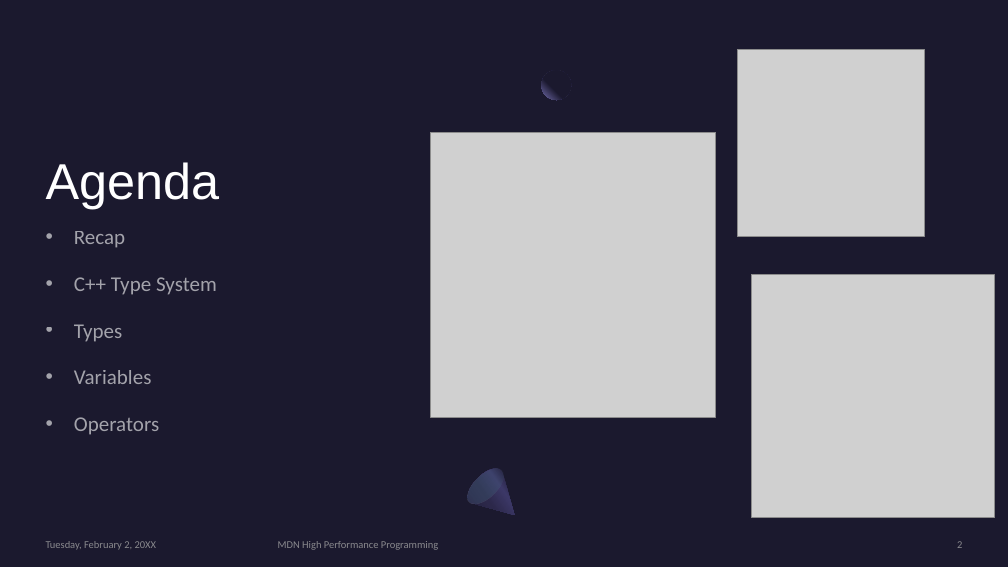
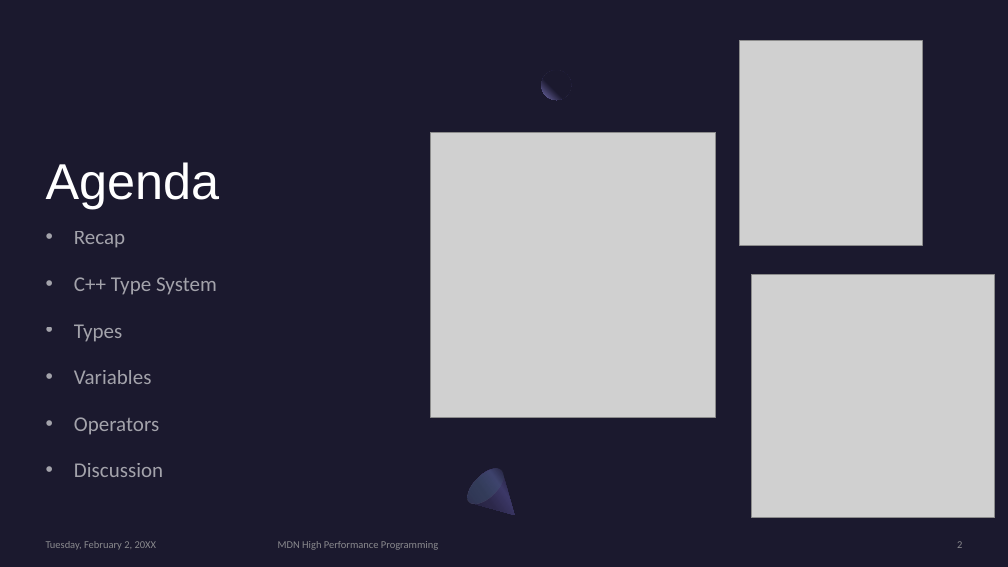
Before and after one commit to MonashDeepNeuron/HPP, a slide deck: slide 2 of content/week1/slides/week1.pptx. Drawn at 1008x567 pixels with LibreOffice and Linux fonts; fonts in the diff are those of the drawing; grey boxes stand for pictures. Boxes give left, top, right and bottom in pixels: in the first picture for what was removed or moved away, otherwise in the second. Text is boxed around its words. In the diff, an @@ line names an element or a change of style, - is before the commit and + after.

```diff
--- a/content/week1/slides/week1.pptx
+++ b/content/week1/slides/week1.pptx
@@ picture resized from (x1=737, y1=49, x2=925, y2=237) to (x1=740, y1=41, x2=923, y2=246) @@
@@ text at (x1=74, y1=463, x2=163, y2=477): paragraph added @@
+• Discussion
```
Also in this commit, not shown: 6 other slides changed, 5 slides added, 7 slides removed.
